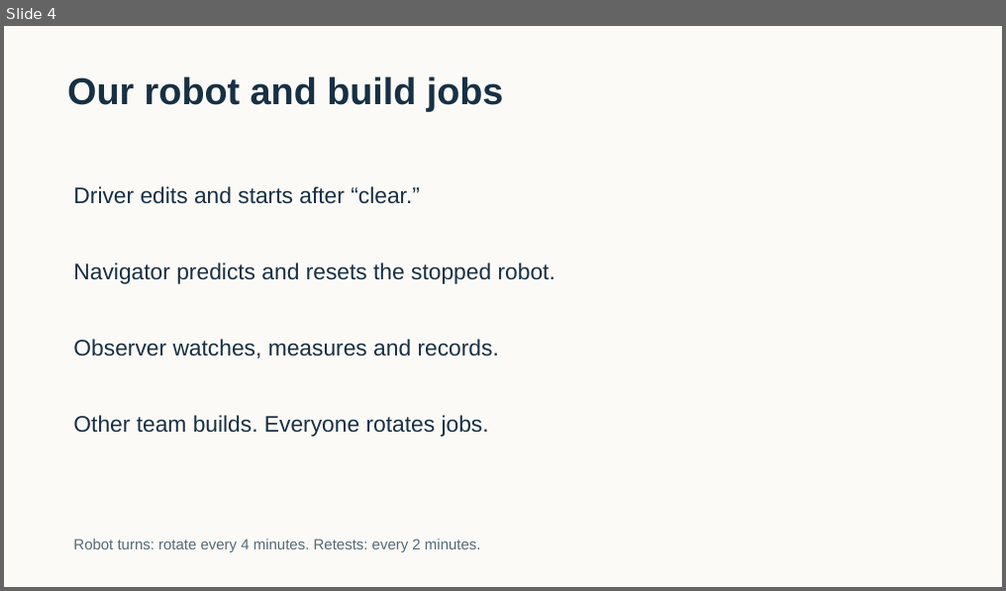
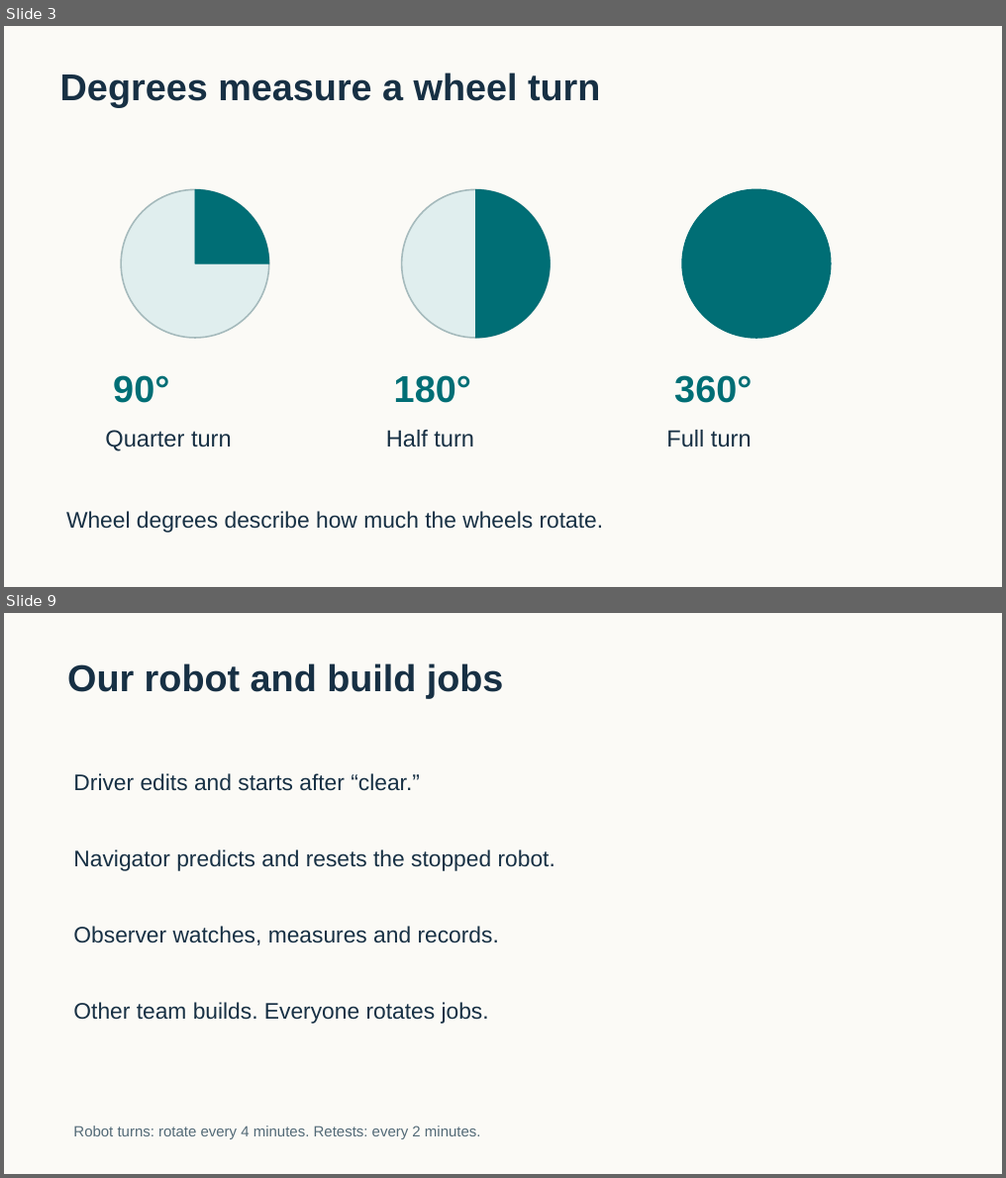
Before and after one commit to FRC999/YMCA-SPIKE-education, a slide deck: 03_Presentations/W02_delivery.pptx. Shown one above the other, each under a label of ours: slide 4 before the commit, slides 3 and 9 after it; the slides between them are not shown. The pictures are 1006x591 and 1006x1178 pixels, drawn with LibreOffice and Linux fonts; fonts in the diff are those of the drawing. Boxes give left, top, right and bottom in pixels: in the first picture for what was removed or moved away, otherwise in the second. Text is boxed around its words. In the diff, an @@ line names an element or a change of style, - is before the commit and + after.

Commit message:
Explain motors and wheel distance in Session 2 with complete teaching packet

```diff
--- a/03_Presentations/W02_delivery.pptx
+++ b/03_Presentations/W02_delivery.pptx
@@ slide 3 added at (4,26,1002,587), background #FBFAF6 @@
@@ text added at (60,73,600,107), 36 pt, text #173044, bold @@
+Degrees measure a wheel turn
@@ ellipse added at (121,190,269,338), fill #E0EEEE, outline #A5BABC 1.5 pt @@
@@ pie slice (boxed as its full ellipse) added at (121,190,269,338), fill #006E75, outline #006E75 0.75 pt @@
@@ ellipse added at (402,190,549,338), fill #E0EEEE, outline #A5BABC 1.5 pt @@
@@ pie slice (boxed as its full ellipse) added at (402,190,549,338), fill #006E75, outline #006E75 0.75 pt @@
@@ ellipse added at (682,190,831,338), fill #006E75, outline #006E75 1.5 pt @@
@@ text added at (113,375,169,403), 36 pt, text #006E75, bold @@
+90°
@@ text added at (394,375,471,403), 36 pt, text #006E75, bold @@
+180°
@@ text added at (674,375,751,403), 36 pt, text #006E75, bold @@
+360°
@@ text added at (105,430,232,452), 22.5 pt, text #173044 @@
+Quarter turn
@@ text added at (386,430,474,448), 22.5 pt, text #173044 @@
+Half turn
@@ text added at (666,430,751,448), 22.5 pt, text #173044 @@
+Full turn
@@ text added at (66,511,604,533), 21.8 pt, text #173044 @@
+Wheel degrees describe how much the wheels rotate.
@@ what was slide 4 is now slide 9 @@
```
Also in this commit, not shown: 4 slides changed, 5 other slides added, 1 slide removed, 31 other files.
